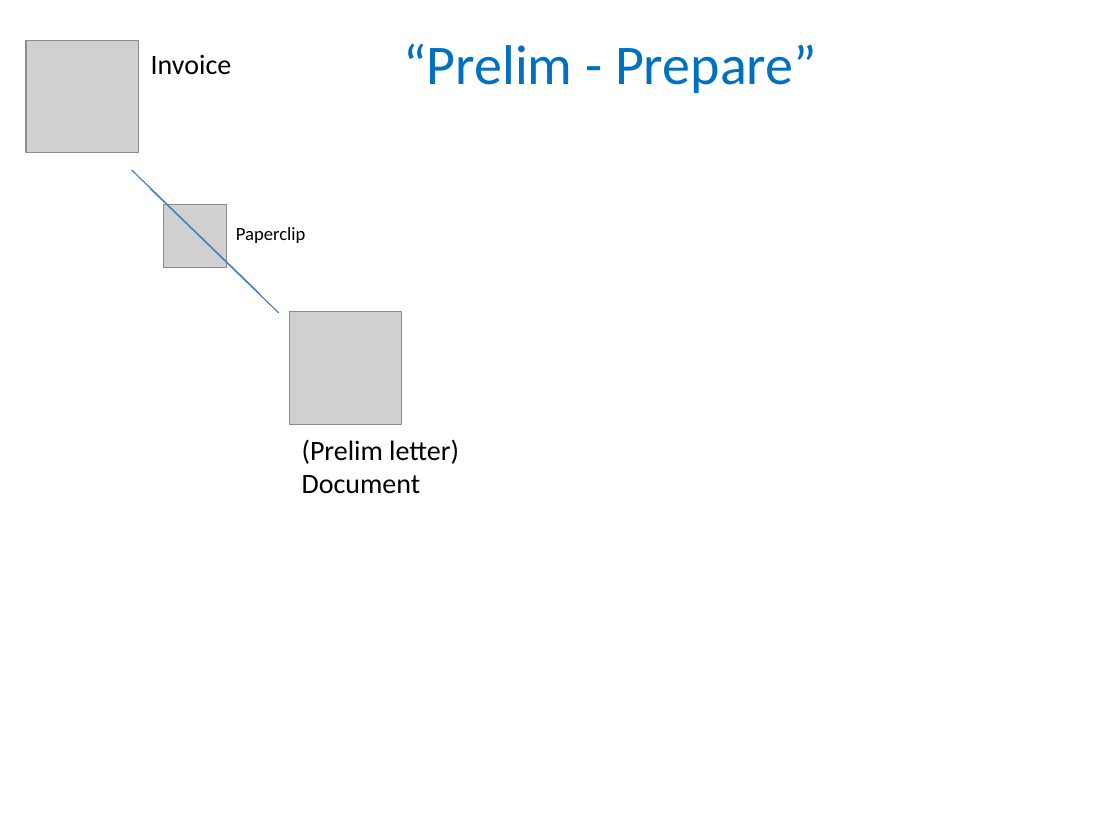
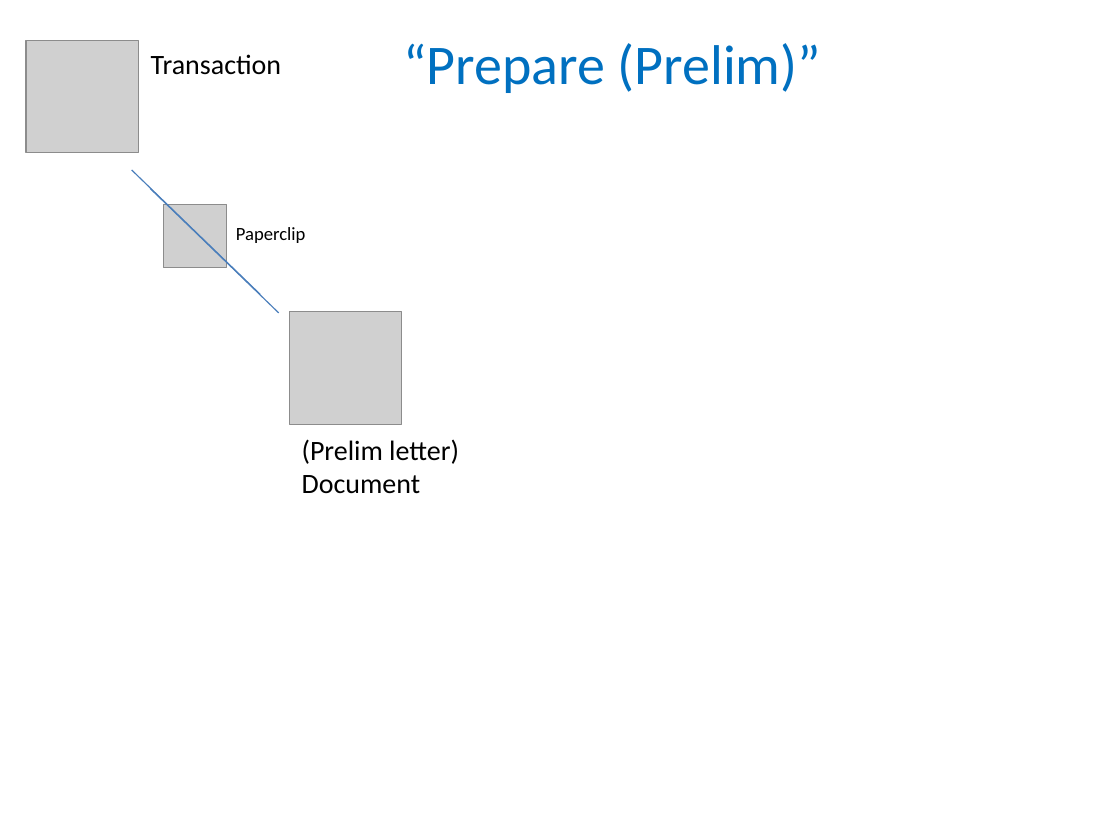
Before and after one commit to estatio/estatio, a slide deck: slide 3 of docs/docs-and-comms/attachments.pptx (slide 1 before the commit). Drawn at 1120x840 pixels with LibreOffice and Linux fonts; fonts in the diff are those of the drawing; grey boxes stand for pictures. Boxes give left, top, right and bottom in pixels: in the first picture for what was removed or moved away, otherwise in the second. Text is boxed around its words. In the diff, an @@ line names an element or a change of style, - is before the commit and + after.

```diff
--- a/docs/docs-and-comms/attachments.pptx
+++ b/docs/docs-and-comms/attachments.pptx
@@ text at [151,54,281,75]: text changed @@
-Invoice
+Transaction
@@ text at [403,43,821,93]: text changed @@
-“Prelim - Prepare”
+“Prepare (Prelim)”
```
Also in this commit, not shown: 14 other slides changed, 8 slides added, 2 slides removed.
